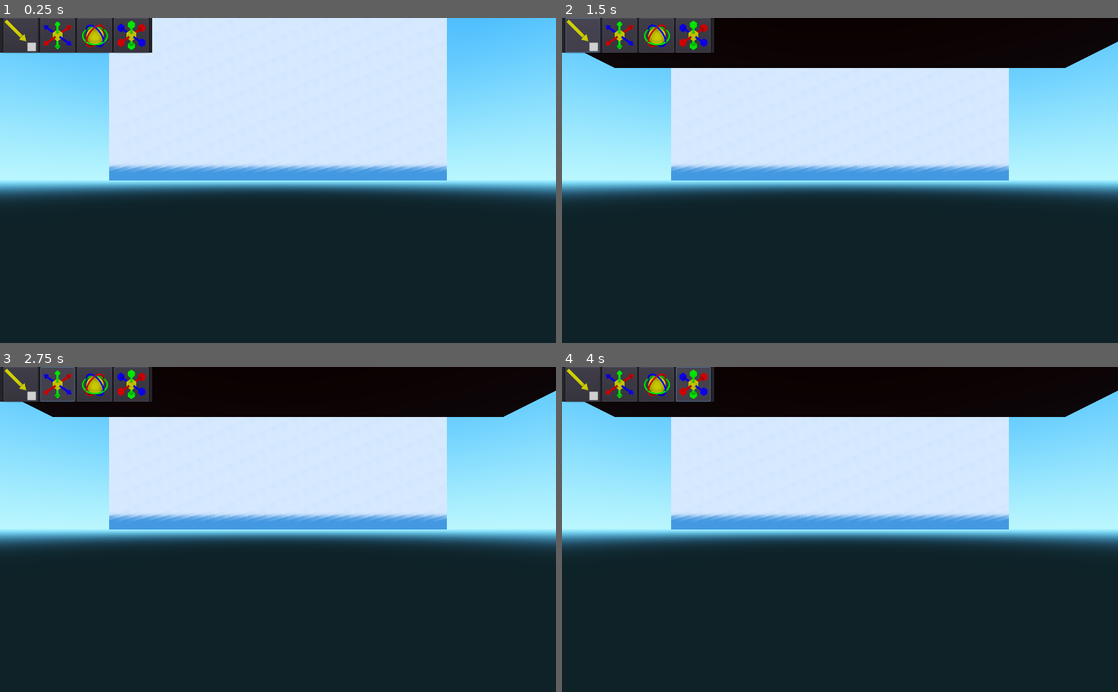
Above: before the commit, frames 1-4 (two rows, left to right).
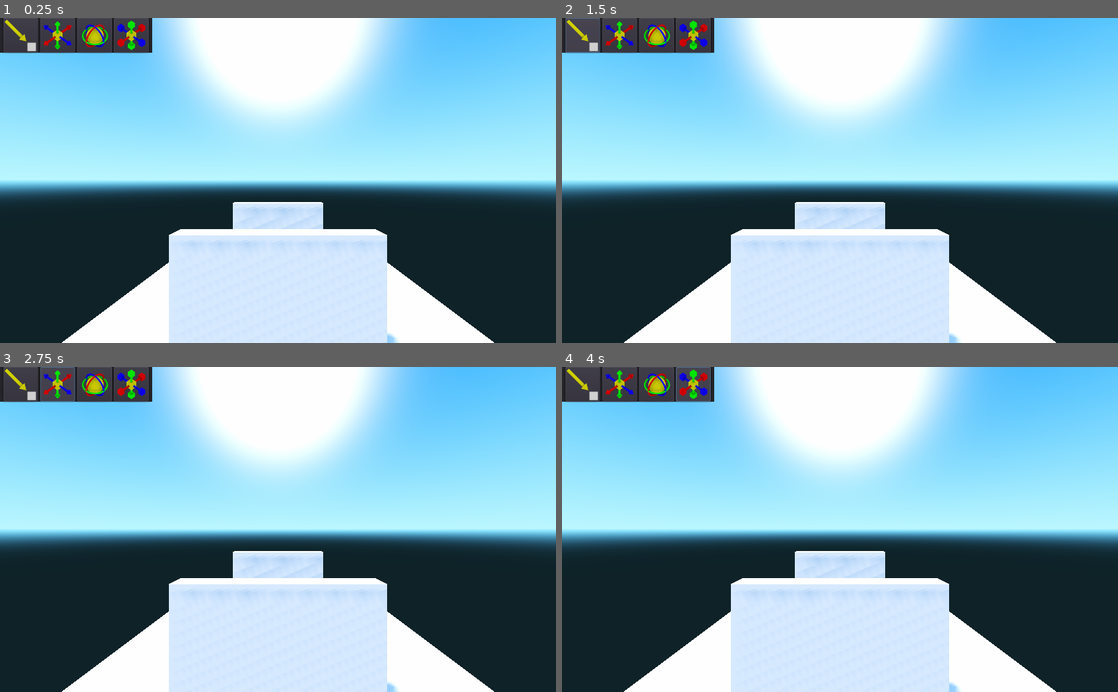
Above: after the commit, the same moments.

Repository: ujjwal3067/sim
Game: Godot game, scene res://Example_Scene.tscn
Two runs of this game, one before a commit and one after it. Both use one fixed random seed, a clock stepped at 60 frames per second and the inputs below.
Inputs (mouse positions are in pixels of both pictures, inside the frame that each line leads up to):
- Up to frame 1 (0.25 s): no input
- Up to frame 2 (1.5 s): move the mouse to (962, 164) at 0.52 s; hold D (editor_move_right) 0.53-1.25 s; hold Shift 0.53-1.25 s; click (962, 164) at 0.67 s; click (584, 34) at 1.25 s
- Up to frame 3 (2.75 s): click (55, 383) at 2 s
- Up to frame 4 (4 s): click (656, 383) at 2.75 s; click (695, 383) at 3.5 s

The runs differ from the first frame. In frame 1, 46% of the frame differs, in the area x 11-89%, y 0-100%; in frame 2, 50%, in the area x 4-100%, y 0-100%; in frame 3, 50%; in frame 4, 50%.

Commit message:
changed the starting camera position

Diff:
--- a/core/Editor_Camera_Controller.gd
+++ b/core/Editor_Camera_Controller.gd
@@ -21,6 +21,10 @@
 func _ready():
 	editor_controller = get_parent();
 	view_camera = get_node("View_Camera");
+
+	# starting camera position
+	global_transform.origin += view_camera.global_transform.basis.y * 8;
+	global_transform.origin += view_camera.global_transform.basis.z * 15;
 
 
 func _process(delta):
